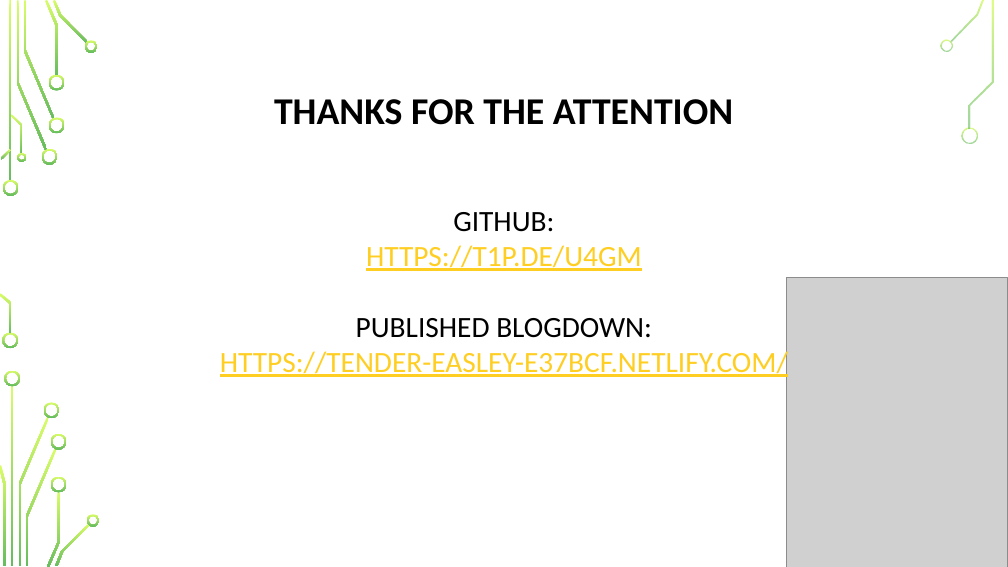
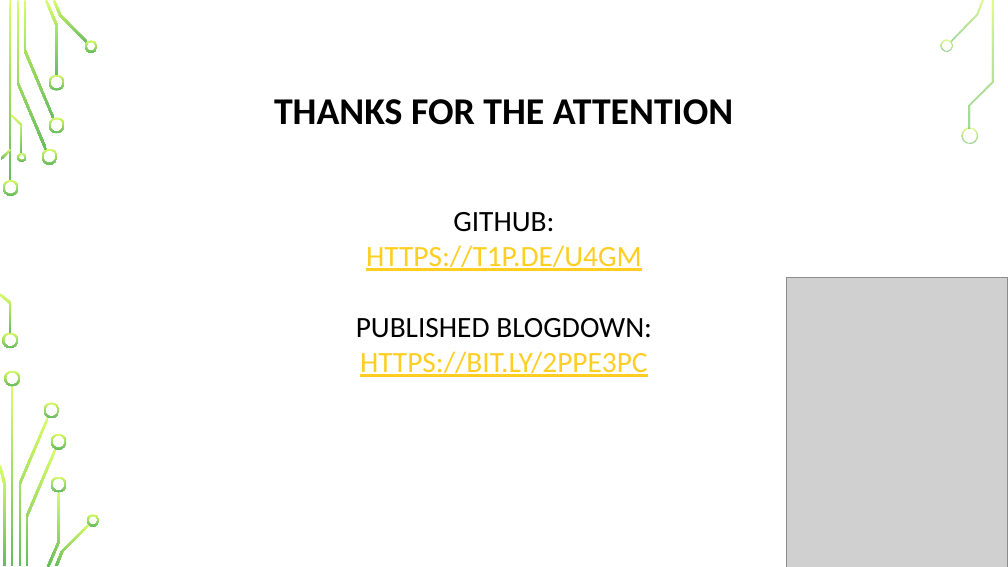
Before and after one commit to AlexanderKleine/blogdown-forcats, a slide deck: slide 12 of BlogDown&Forcats.pptx (slide 11 before the commit). Drawn at 1008x567 pixels with LibreOffice and Linux fonts; fonts in the diff are those of the drawing; grey boxes stand for pictures; background and template pictures are left out. Boxes give left, top, right and bottom in pixels: in the first picture for what was removed or moved away, otherwise in the second. Text is boxed around its words. In the diff, an @@ line names an element or a change of style, - is before the commit and + after.

```diff
--- a/BlogDown&Forcats.pptx
+++ b/BlogDown&Forcats.pptx
@@ text "GITHUB:": place and size @@
-text "GITHUB:" at bbox=[220, 212, 788, 379]
+text "GITHUB:" at bbox=[356, 212, 652, 377]
@@ text at bbox=[360, 351, 648, 377]: text changed @@
-HTTPS://TENDER-EASLEY-E37BCF.NETLIFY.COM/
+HTTPS://BIT.LY/2PPE3PC
```
Also in this commit, not shown: 5 other slides changed, 2 slides added, 4 other files.
